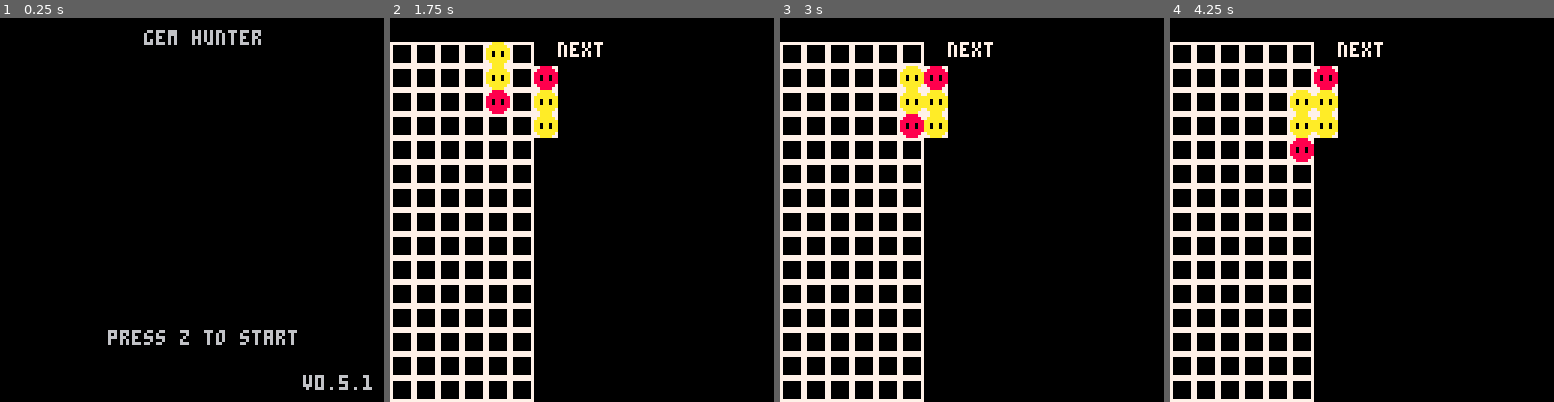
Above: before the commit, frames 1-4 (left to right).
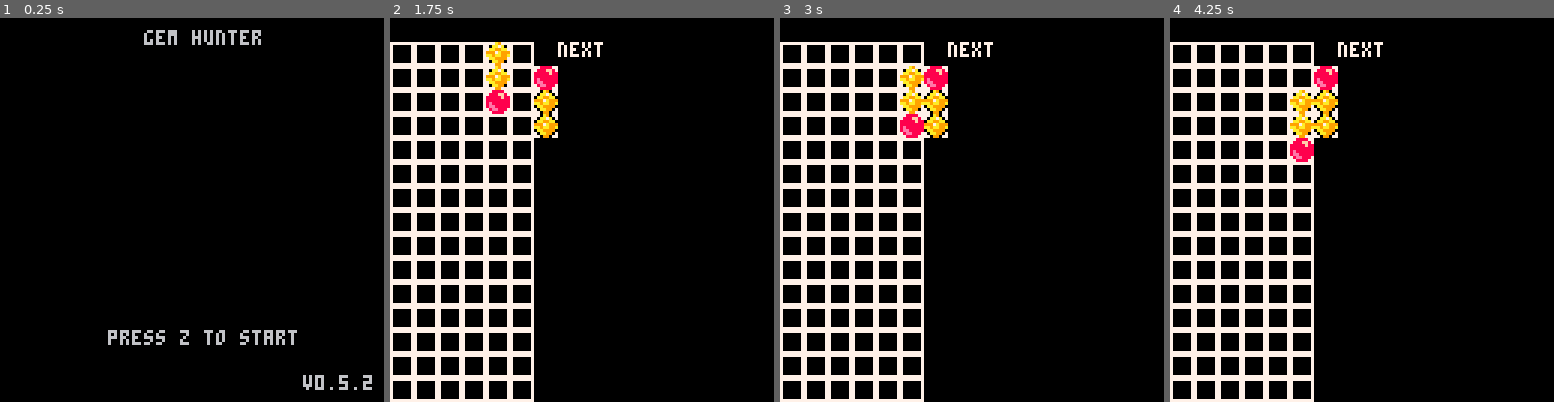
Above: after the commit, the same moments.

Repository: EliasJMote/Gem-Hunter-Pico-8
Game: PICO-8 cartridge gem_hunter.p8
Same seed, same stepped clock (60 frames per second), same inputs: the game is played once before the commit and once after it.
Inputs:
- Up to frame 1 (0.25 s): no input
- Up to frame 2 (1.75 s): tap X (X key) at 0.33, 1.07 s; tap O (Z key) at 0.7, 1.7 s; hold Right from 1.6 s (still down)
- Up to frame 3 (3 s): tap X (X key) at 1.85, 2.97 s; release Right at 2.1 s; tap O (Z key) at 2.1, 2.5, 2.9 s; hold Up 2.15-2.42 s; hold Right from 2.47 s (still down)
- Up to frame 4 (4.25 s): release Right at 3.03 s; hold Left 3.08-3.58 s; tap O (Z key) at 3.3, 3.7, 4.1 s; hold Down 3.63-3.97 s; hold Right from 4.02 s (still down); tap X (X key) at 4.08 s

The runs differ from the first frame. In frame 1, less than 0.1% of the frame differs, in the area x 94-97%, y 92-97%; in frame 2, 1.0%, in the area x 25-44%, y 6-32%; in frame 3, 1.0%; in frame 4, 1.0%.

Commit message:
V0.5.2 - Changed sprites from 'gummy' blocks to gemstone blocks

Diff:
--- a/gem_hunter.p8
+++ b/gem_hunter.p8
@@ -494,7 +494,7 @@
 		local margin = 4
 		print("gem hunter", 48, margin)
 		print("press z to start", 36, 104)
-		print("v0.5.1", 105-margin, 123-margin)
+		print("v0.5.2", 105-margin, 123-margin)
 
 	elseif(globals.state == "Select Mode") then
 		local margin = 4
@@ -601,14 +601,14 @@
 	end
 end
 __gfx__
-777777777788887777aaaa7777bbbb777711117777000077770000777700107777800b7700000000770880770000000000000000000000000000000000000000
-70000007788888877aaaaaa77bbbbbb771111117700000077000000770a00007780000b700000000708778070000000000000000000000000000000000000000
-7000000788888888aaaaaaaabbbbbbbb11111111000000000000100000000b008000000b00000000008778000000000000000000000000000000000000000000
-7000000788088088aa0aa0aabb0bb0bb11011011000a10000a000000800000000000000000000000087887800000000000000000000000000000000000000000
-7000000788088088aa0aa0aabb0bb0bb11011011000b8000000000800000000a0000000000000000088778800000000000000000000000000000000000000000
-7000000788888888aaaaaaaabbbbbbbb111111110000000000070000000008001000000a00000000087777800000000000000000000000000000000000000000
-70000007788888877aaaaaa77bbbbbb77111111770000007700000077b000007710000a700000000788888870000000000000000000000000000000000000000
-777777777788887777aaaa7777bbbb777711117777000077770000777701007777100a7700000000770000770000000000000000000000000000000000000000
+7777777777888877770a90777733337777cccc7777000077770000777700107777800b7700000000770880770000000000000000000000000000000000000000
+700000077888ff8770aa7a077377b3377c77ccc7700000077000000770a00007780000b700000000708778070000000000000000000000000000000000000000
+7000000788888f880aa99aa03b7bb3b30771ccc0000000000000100000000b008000000b00000000008778000000000000000000000000000000000000000000
+70000007888888889997a999303bb3b3071ccc10000a10000a000000800000000000000000000000087887800000000000000000000000000000000000000000
+700000078e888888aa9aa99a303bbb330ccccc10000b8000000000800000000a0000000000000000088778800000000000000000000000000000000000000000
+700000078ee888880aa99990303bb30301ccc1100000000000070000000008001000000a00000000087777800000000000000000000000000000000000000000
+7000000778ee888770aa990773b300377ccc111770000007700000077b000007710000a700000000788888870000000000000000000000000000000000000000
+7777777777888877770990777733337777c1117777000077770000777701007777100a7700000000770000770000000000000000000000000000000000000000
 00000000775555770000000000000000000000000000000000000000000000000000000000000000000000000000000000000000000000000000000000000000
 00000000755555570000000000000000000000000000000000000000000000000000000000000000000000000000000000000000000000000000000000000000
 00000000555555550000000000000000000000000000000000000000000000000000000000000000000000000000000000000000000000000000000000000000
@@ -617,144 +617,144 @@
 00000000555555550000000000000000000000000000000000000000000000000000000000000000000000000000000000000000000000000000000000000000
 00000000755555570000000000000000000000000000000000000000000000000000000000000000000000000000000000000000000000000000000000000000
 00000000775555770000000000000000000000000000000000000000000000000000000000000000000000000000000000000000000000000000000000000000
-0000000078888887770a90777733337777cccc770000000000000000000000000000000000000000000000000000000000000000000000000000000000000000
-000000008888ff8870aa7a077377b3377c77ccc70000000000000000000000000000000000000000000000000000000000000000000000000000000000000000
-0000000088888f880aa99aa03b7bb3b30771ccc00000000000000000000000000000000000000000000000000000000000000000000000000000000000000000
-00000000888888889997a999303bb3b3071ccc100000000000000000000000000000000000000000000000000000000000000000000000000000000000000000
-000000008e888888aa9aa99a303bbb330ccccc100000000000000000000000000000000000000000000000000000000000000000000000000000000000000000
-000000008ee888880aa99990303bb30301ccc1100000000000000000000000000000000000000000000000000000000000000000000000000000000000000000
-0000000088ee888870aa990773b300377ccc11170000000000000000000000000000000000000000000000000000000000000000000000000000000000000000
-0000000078888887770990777733337777c111770000000000000000000000000000000000000000000000000000000000000000000000000000000000000000
-…(133 lines of a section not shown)…
+000000007788887777aaaa7777bbbb77771111770000000000000000000000000000000000000000000000000000000000000000000000000000000000000000
+00000000788888877aaaaaa77bbbbbb7711111170000000000000000000000000000000000000000000000000000000000000000000000000000000000000000
+0000000088888888aaaaaaaabbbbbbbb111111110000000000000000000000000000000000000000000000000000000000000000000000000000000000000000
+0000000088088088aa0aa0aabb0bb0bb110110110000000000000000000000000000000000000000000000000000000000000000000000000000000000000000
+0000000088088088aa0aa0aabb0bb0bb110110110000000000000000000000000000000000000000000000000000000000000000000000000000000000000000
+0000000088888888aaaaaaaabbbbbbbb111111110000000000000000000000000000000000000000000000000000000000000000000000000000000000000000
+00000000788888877aaaaaa77bbbbbb7711111170000000000000000000000000000000000000000000000000000000000000000000000000000000000000000
+000000007788887777aaaa7777bbbb77771111770000000000000000000000000000000000000000000000000000000000000000000000000000000000000000
+…(133 lines of a section not shown)…
Not shown, changed: readme.txt
Not shown, added: .gitignore
